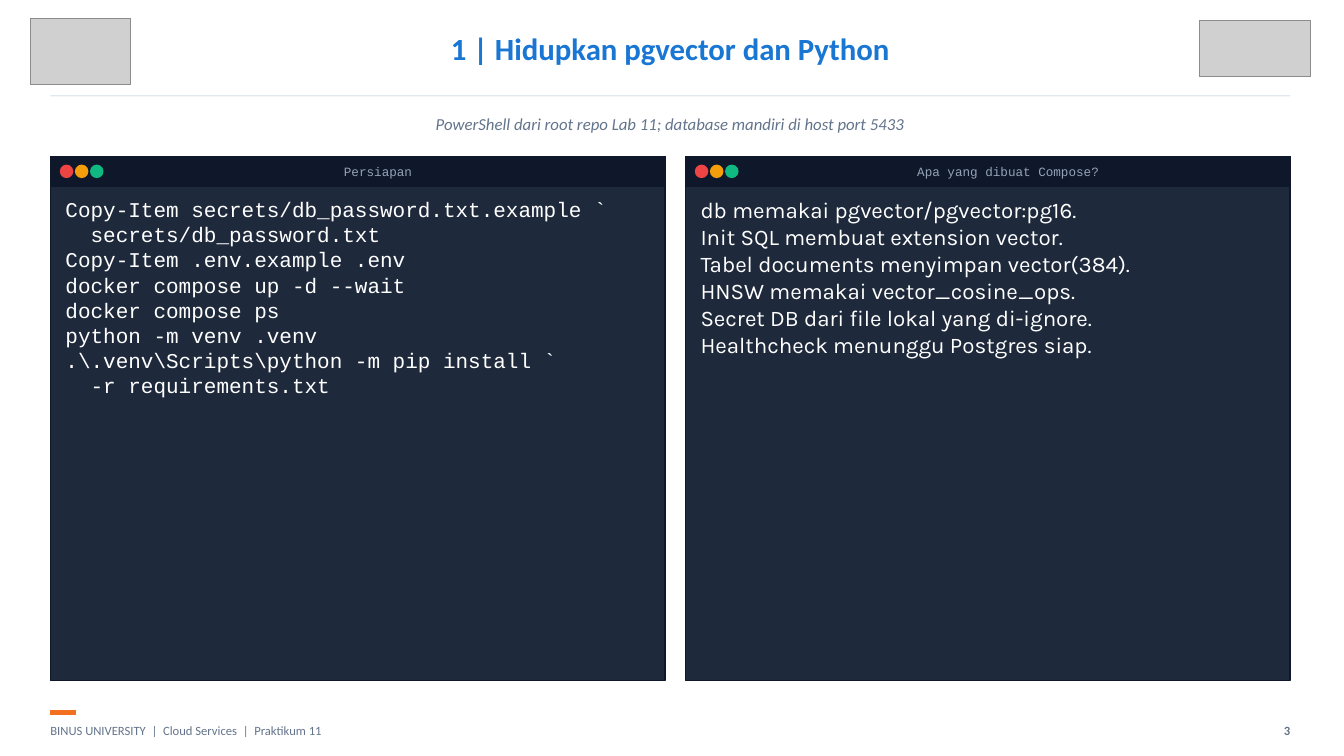
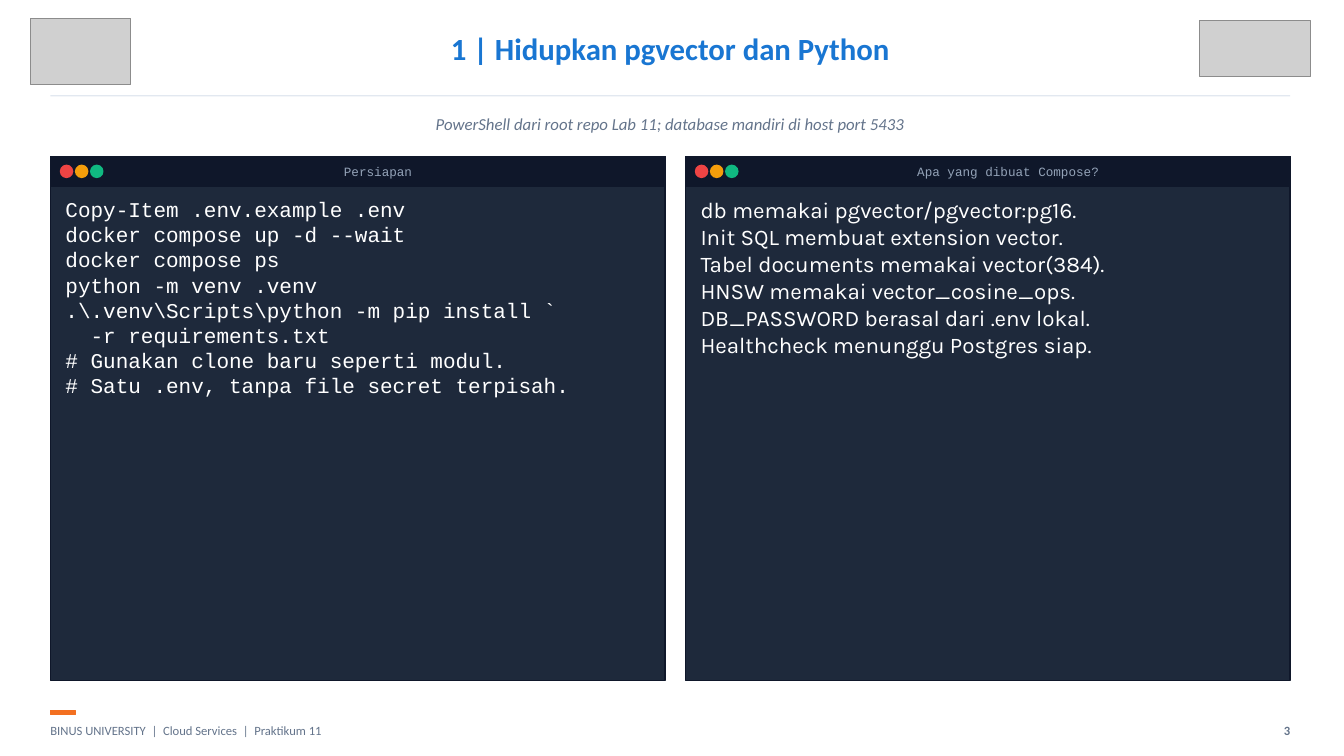
Before and after one commit to SeedFlora/meet11CloudService, a slide deck: slide 3 of slides/LAB11_RAG_pgvector_Bukti_Live.pptx. Drawn at 1344x756 pixels with LibreOffice and Linux fonts; fonts in the diff are those of the drawing; grey boxes stand for pictures. Boxes give left, top, right and bottom in pixels: in the first picture for what was removed or moved away, otherwise in the second. Text is boxed around its words. In the diff, an @@ line names an element or a change of style, - is before the commit and + after.

Commit message:
Simplify local Lab 11 teaching flow and correct examples

```diff
--- a/slides/LAB11_RAG_pgvector_Bukti_Live.pptx
+++ b/slides/LAB11_RAG_pgvector_Bukti_Live.pptx
@@ text at box(65, 202, 569, 398): text changed @@
-Copy-Item secrets/db_password.txt.example `
-secrets/db_password.txt
-Copy-Item .env.example .env
-docker compose up -d --wait
-docker compose ps
-python -m venv .venv
-.\.venv\Scripts\python -m pip install `
--r requirements.txt
+Copy-Item .env.example .env
+docker compose up -d --wait
+docker compose ps
+python -m venv .venv
+.\.venv\Scripts\python -m pip install `
+-r requirements.txt
+# Gunakan clone baru seperti modul.
+# Satu .env, tanpa file secret terpisah.
@@ text at box(701, 201, 1104, 359): text changed @@
-db memakai pgvector/pgvector:pg16.
-Init SQL membuat extension vector.
-Tabel documents menyimpan vector(384).
-HNSW memakai vector_cosine_ops.
-Secret DB dari file lokal yang di-ignore.
-Healthcheck menunggu Postgres siap.
+db memakai pgvector/pgvector:pg16.
+Init SQL membuat extension vector.
+Tabel documents memakai vector(384).
+HNSW memakai vector_cosine_ops.
+DB_PASSWORD berasal dari .env lokal.
+Healthcheck menunggu Postgres siap.
```
Also in this commit, not shown: 1 other slide changed, 12 other files.
